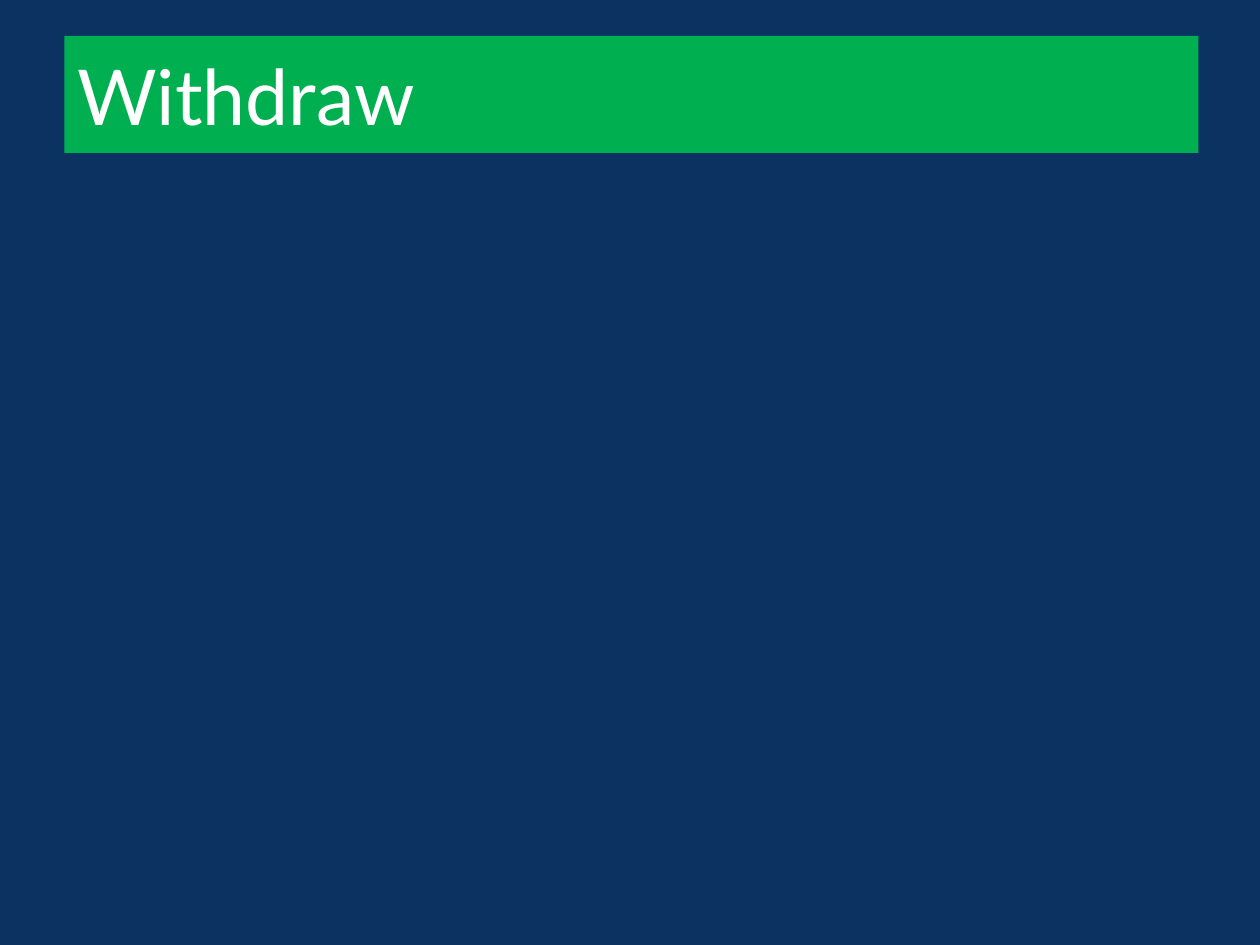
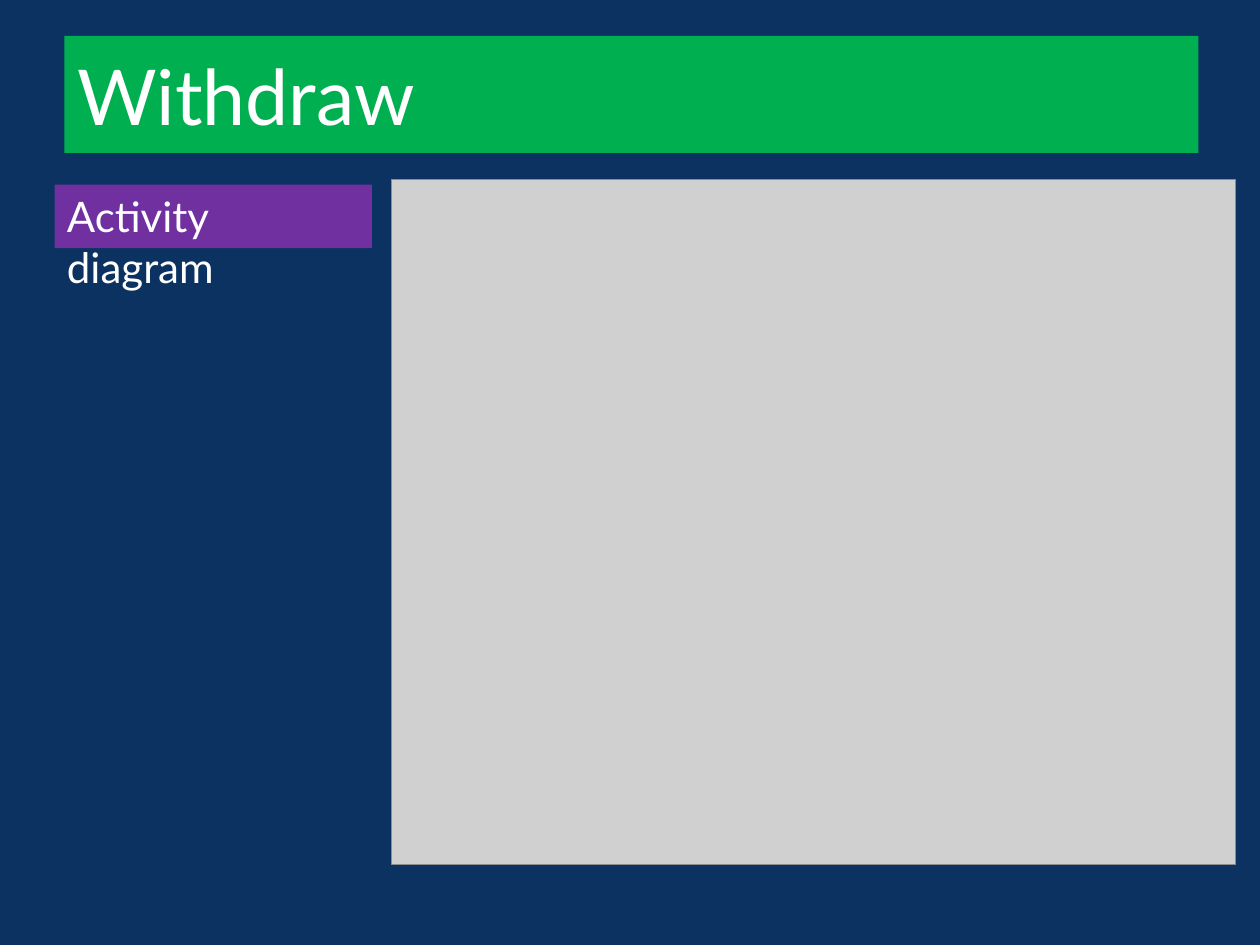
Before and after one commit to heartsmile/ATM_HMPQ, a slide deck: slide 16 of doc/ATM slide.pptx (slide 9 before the commit). Drawn at 1260x945 pixels with LibreOffice and Linux fonts; fonts in the diff are those of the drawing; grey boxes stand for pictures; background and template pictures are left out. Boxes give left, top, right and bottom in pixels: in the first picture for what was removed or moved away, otherwise in the second. Text is boxed around its words. In the diff, an @@ line names an element or a change of style, - is before the commit and + after.

```diff
--- a/doc/ATM slide.pptx
+++ b/doc/ATM slide.pptx
@@ rectangle added at bbox=[54, 185, 372, 248], fill #7030A0, 24 pt, text #FFFFFF @@
+Activity diagram
@@ picture added at bbox=[392, 180, 1235, 864] @@
```
Also in this commit, not shown: 3 other slides changed, 12 slides added, 2 slides removed.
